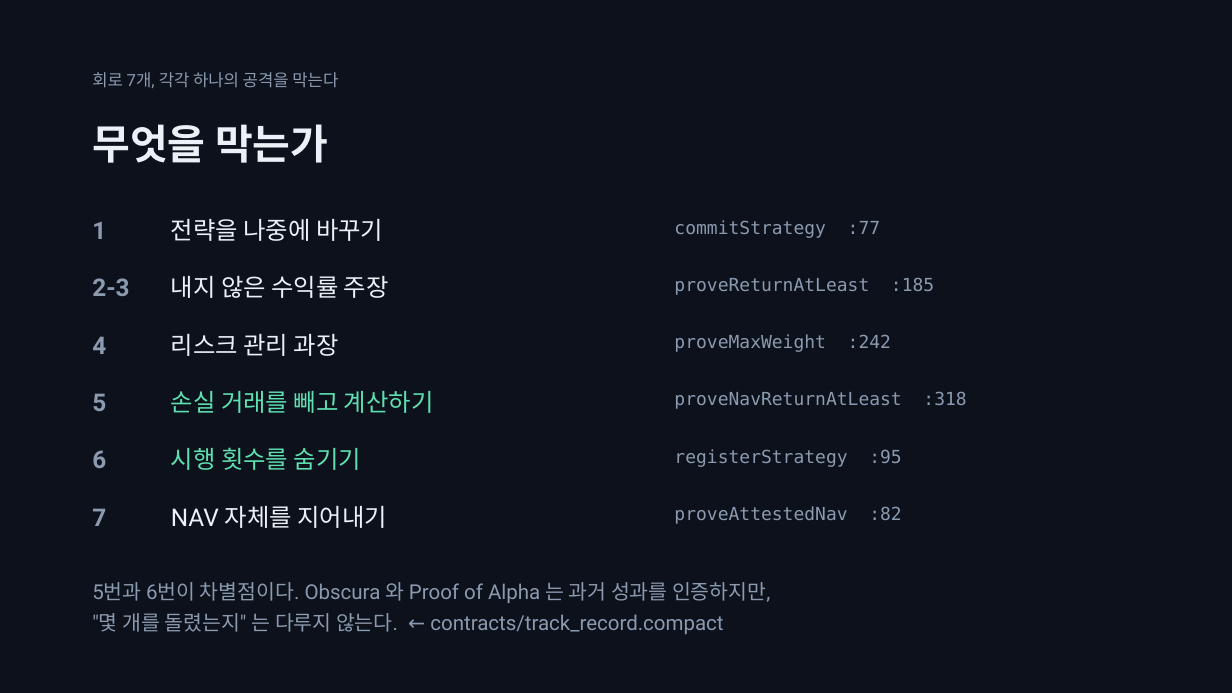
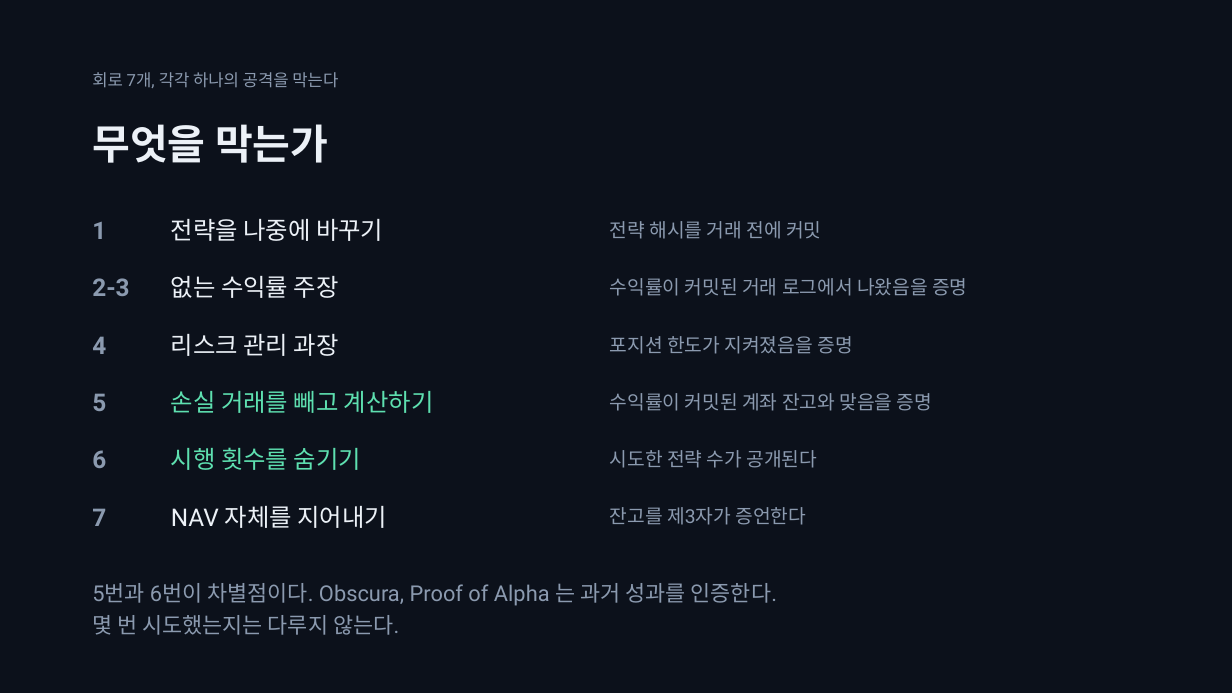
Before and after one commit to SeoDongOk/proof-of-track-record, a slide deck: slide 8 of deck/proof-of-track-record.pptx. Drawn at 1232x693 pixels with LibreOffice and Linux fonts; fonts in the diff are those of the drawing. Boxes give left, top, right and bottom in pixels: in the first picture for what was removed or moved away, otherwise in the second. Text is boxed around its words. In the diff, an @@ line names an element or a change of style, - is before the commit and + after.

```diff
--- a/deck/proof-of-track-record.pptx
+++ b/deck/proof-of-track-record.pptx
@@ text at box(610, 221, 821, 239): text changed; size 14 to 15 pt; font DejaVu Sans Mono to Roboto @@
-commitStrategy :77
+전략 해시를 거래 전에 커밋
@@ text at box(171, 276, 339, 298): text changed @@
-내지 않은 수익률 주장
+없는 수익률 주장
@@ text at box(610, 278, 967, 296): text changed; size 14 to 15 pt; font DejaVu Sans Mono to Roboto @@
-proveReturnAtLeast :185
+수익률이 커밋된 거래 로그에서 나왔음을 증명
@@ text at box(610, 336, 852, 354): text changed; size 14 to 15 pt; font DejaVu Sans Mono to Roboto @@
-proveMaxWeight :242
+포지션 한도가 지켜졌음을 증명
@@ text at box(610, 393, 932, 411): text changed; size 14 to 15 pt; font DejaVu Sans Mono to Roboto @@
-proveNavReturnAtLeast :318
+수익률이 커밋된 계좌 잔고와 맞음을 증명
@@ text at box(610, 450, 818, 468): text changed; size 14 to 15 pt; font DejaVu Sans Mono to Roboto @@
-registerStrategy :95
+시도한 전략 수가 공개된다
@@ text at box(610, 507, 806, 525): text changed; size 14 to 15 pt; font DejaVu Sans Mono to Roboto @@
-proveAttestedNav :82
+잔고를 제3자가 증언한다
@@ text at box(92, 583, 777, 635): text changed; size 16 to 17 pt @@
-5번과 6번이 차별점이다. Obscura 와 Proof of Alpha 는 과거 성과를 인증하지만,
-"몇 개를 돌렸는지" 는 다루지 않는다. ← contracts/track_record.compact
+5번과 6번이 차별점이다. Obscura, Proof of Alpha 는 과거 성과를 인증한다.
+몇 번 시도했는지는 다루지 않는다.
```
Also in this commit, not shown: 14 other slides changed, 15 other files.
